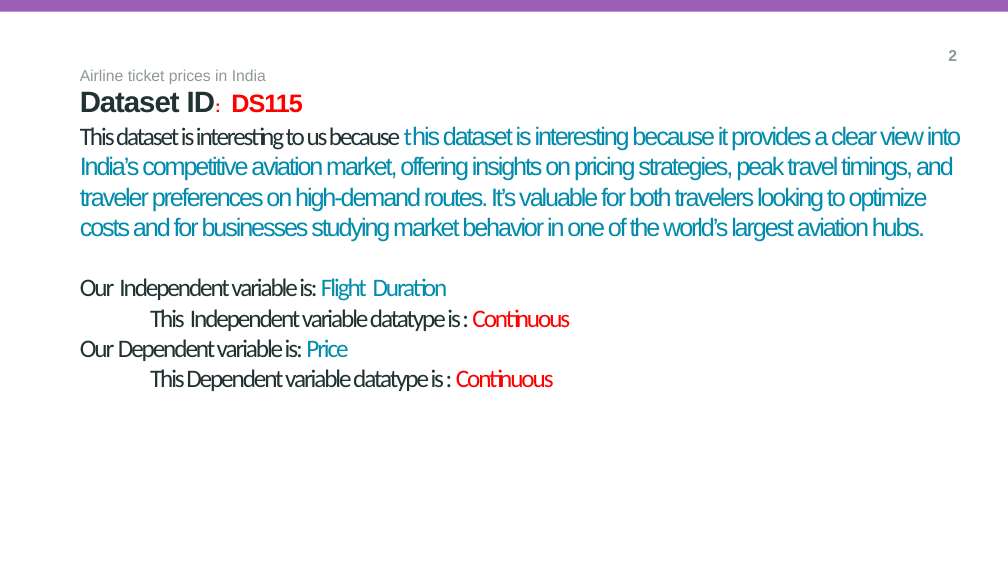
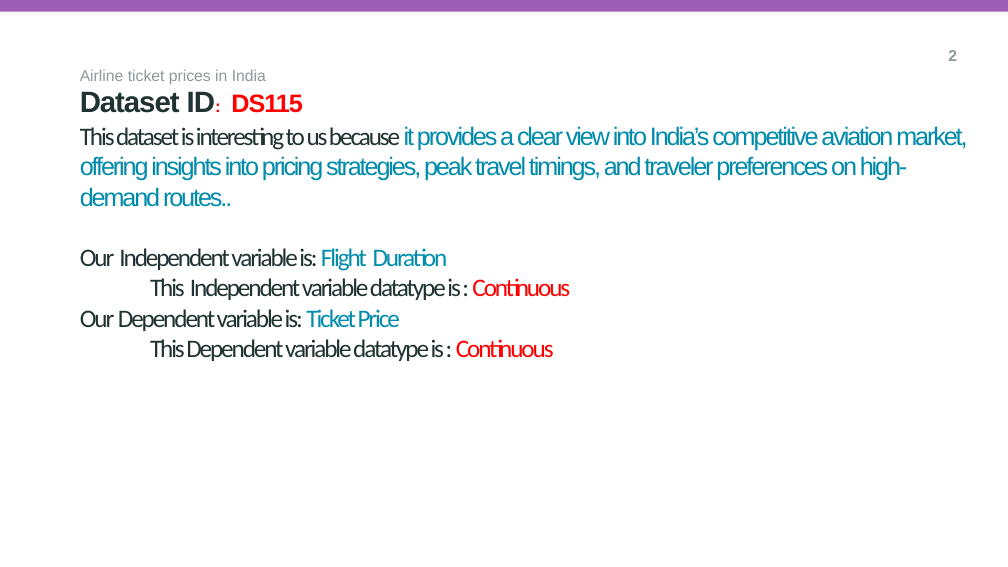
Before and after one commit to ma24afs/Group---A147, a slide deck: slide 2 of Ds115 Team Research.pptx. Drawn at 1008x567 pixels with LibreOffice and Linux fonts; fonts in the diff are those of the drawing; background and template pictures are left out. Boxes give left, top, right and bottom in pixels: in the first picture for what was removed or moved away, otherwise in the second. Text is boxed around its words. In the diff, an @@ line names an element or a change of style, - is before the commit and + after.

Commit message:
Updated reseach question, both hypothesis according to template

```diff
--- a/Ds115 Team Research.pptx
+++ b/Ds115 Team Research.pptx
@@ title at bbox=[80, 126, 967, 361]: text changed; font Arial to Calibri @@
-This dataset is interesting to us because this dataset is interesting because it provides a clear view into India’s competitive aviation market, offering insights on pricing strategies, peak travel timings, and traveler preferences on high-demand routes. It’s valuable for both travelers looking to optimize costs and for businesses studying market behavior in one of the world’s largest aviation hubs.
-Our Independent variable is: Flight Duration
-This Independent variable datatype is : Continuous
-Our Dependent variable is: Price
-This Dependent variable datatype is : Continuous
+This dataset is interesting to us because it provides a clear view into India’s competitive aviation market, offering insights into pricing strategies, peak travel timings, and traveler preferences on high-demand routes..
+Our Independent variable is: Flight Duration
+This Independent variable datatype is : Continuous
+Our Dependent variable is: Ticket Price
+This Dependent variable datatype is : Continuous
```
Also in this commit, not shown: 2 other slides changed.
